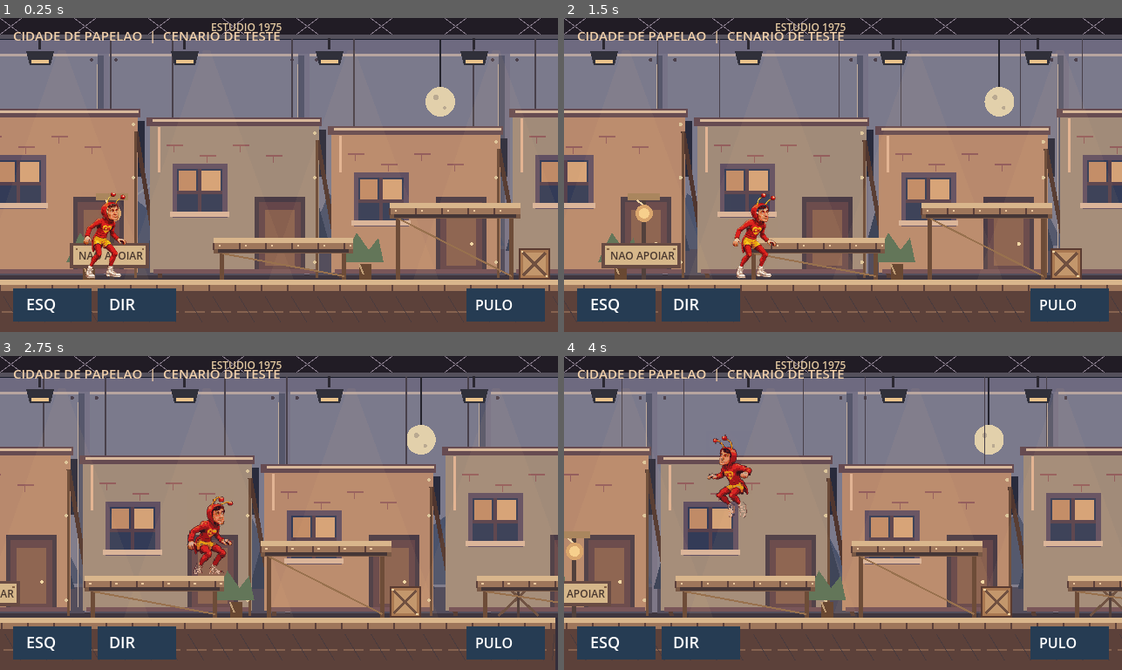
Above: before the commit, frames 1-4 (two rows, left to right).
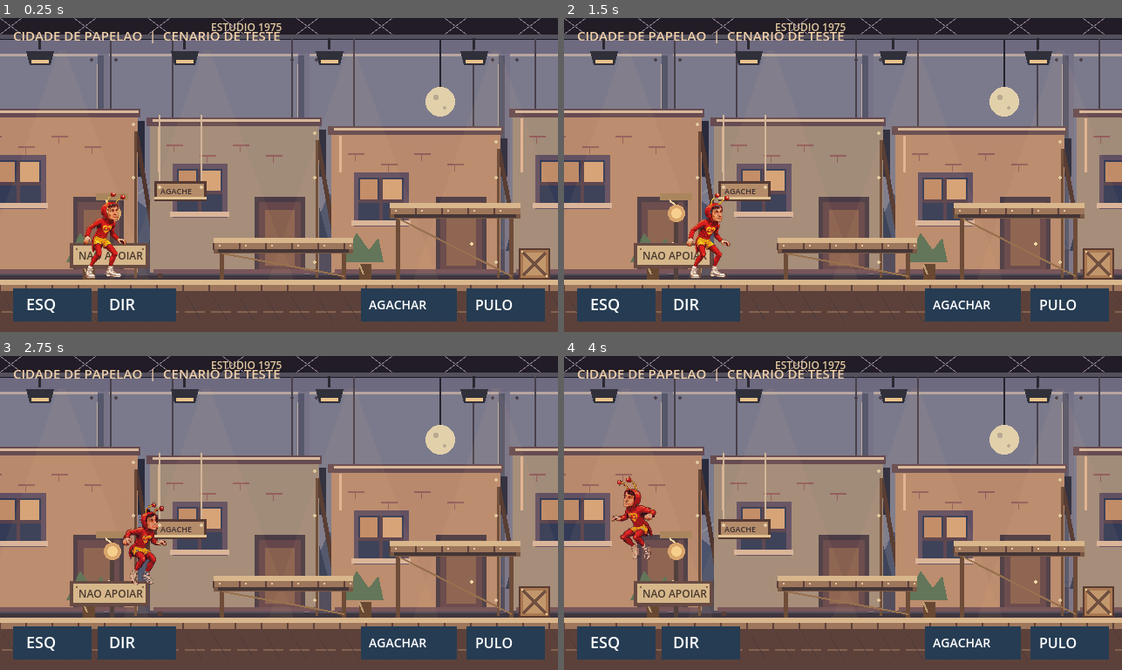
Above: after the commit, the same moments.

Repository: integro-app/chapolin-adventures
Game: Godot game, scene res://scenes/main.tscn
Two runs of this game, one before a commit and one after it. Both use one fixed random seed, a clock stepped at 60 frames per second and the inputs below.
Inputs (mouse positions are in pixels of both pictures, inside the frame that each line leads up to):
- Up to frame 1 (0.25 s): no input
- Up to frame 2 (1.5 s): tap Enter (ui_accept) at 0.5, 0.6, 0.77, 1.07 s; move the mouse to (965, 159) at 0.52 s; hold Right (ui_right) 0.53-1.25 s; click (965, 159) at 0.67 s; drag from (731, 190) to (815, 237) at 1.27 s
- Up to frame 3 (2.75 s): move the mouse to (334, 443) at 2.02 s; hold Right (ui_right) from 2.03 s (still down); tap Enter (ui_accept) at 2.1 s
- Up to frame 4 (4 s): release Right (ui_right) at 2.75 s; drag from (815, 575) to (675, 465) at 2.77 s; move the mouse to (1010, 560) at 3.52 s; hold Left (ui_left) from 3.53 s (still down); tap Enter (ui_accept) at 3.6, 3.77 s

The runs differ from the first frame. In frame 1, 2.3% of the frame differs, in the area x 27-82%, y 30-97%; in frame 2, 26%; in frame 3, 36%; in frame 4, 36%, in the area x 0-100%, y 6-97%.

Commit message:
Implementa agachar com controles multitoque, colisão baixa e passagem por cenografia sem deformar sprites

Diff:
--- a/scripts/main.gd
+++ b/scripts/main.gd
@@ -12,6 +12,9 @@
 const WALK_FPS := 8.3
 const SCREEN_WIDTH := 640.0
 const HERO_HALF_WIDTH := 11.0
+const STAND_HEIGHT := 101.0
+const CROUCH_HEIGHT := 83.0
+const CROUCH_SPEED := 92.0
 
 var hero_pos := Vector2(120.0, 300.0)
 var vertical_speed := 0.0
@@ -20,6 +23,9 @@
 var run_hold_time := 0.0
 var run_direction := 0
 var running := false
+var crouch_held := false
+var is_crouching := false
+var touch_controls: Dictionary = {}
 var jump_requested := false
 var facing := 1
 var animation_time := 0.0
@@ -31,6 +37,7 @@
 var ground_segments: Array[Rect2] = []
 var raised_platforms: Array[Rect2] = []
 var crates: Array[Rect2] = []
+var low_beams: Array[Rect2] = []
 var idle_texture: Texture2D
 var walk_texture: Texture2D
 var run_texture: Texture2D
@@ -42,6 +49,7 @@
 	ground_segments = Stage.ground()
 	raised_platforms = Stage.platforms()
 	crates = Stage.crates()
+	low_beams = Stage.low_beams()
 
 	# Mesmos sprites aprovados para idle, caminhada e salto.
 	if ResourceLoader.exists("res://assets/chapolin_idle.png"):
@@ -62,16 +70,20 @@
 	if absf(axis) > 0.1:
 		direction = 1 if axis > 0.0 else -1
 		facing = direction
-	if direction == 0 or direction != run_direction or not grounded:
+	# Crouch lowers the physical collision profile without stretching an art frame.
+	var wants_crouch := crouch_held or Input.is_action_pressed("ui_down")
+	is_crouching = grounded and (wants_crouch or _under_low_beam(hero_pos.x, hero_pos.y))
+	if direction == 0 or direction != run_direction or not grounded or is_crouching:
 		run_hold_time = 0.0
 	else:
 		run_hold_time += delta
 	run_direction = direction
-	running = direction != 0 and grounded and run_hold_time >= RUN_DELAY and run_texture != null
-	hero_pos.x = _move_x_with_crates(axis * (RUN_SPEED if running else SPEED) * delta)
+	running = direction != 0 and grounded and not is_crouching and run_hold_time >= RUN_DELAY and run_texture != null
+	var move_speed := CROUCH_SPEED if is_crouching else (RUN_SPEED if running else SPEED)
+	hero_pos.x = _move_x_with_crates(axis * move_speed * delta)
 
 	var was_grounded := grounded
-	var is_jumping := (Input.is_action_just_pressed("ui_accept") or jump_requested) and grounded
+	var is_jumping := (Input.is_action_just_pressed("ui_accept") or jump_requested) and grounded and not is_crouching
 	jump_requested = false
 	if is_jumping:
 		grounded = false
@@ -113,6 +125,8 @@
 	var desired := "idle"
 	if not grounded and jump_texture != null:
 		desired = "jump"
+	elif is_crouching and jump_texture != null:
+		desired = "crouch"
 	elif landing_timer > 0.0 and jump_texture != null:
 		desired = "land"
 	elif running:
@@ -162,6 +176,14 @@
 func _crosses_top(from_y: float, to_y: float, x: float, surface: Rect2) -> bool:
 	return from_y <= surface.position.y and to_y >= surface.position.y and x + 6.0 > surface.position.x and x - 6.0 < surface.end.x
 
+func _under_low_beam(x: float, y: float) -> bool:
+	# An upright hero would collide with any overhead panel at this position.
+	for beam in low_beams:
+		if x + HERO_HALF_WIDTH > beam.position.x and x - HERO_HALF_WIDTH < beam.end.x:
+			if y > beam.position.y and y - STAND_HEIGHT < beam.end.y:
+				return true
+	return false
+
 func _move_x_with_crates(distance: float) -> float:
 	var next_x := clampf(hero_pos.x + distance, HERO_HALF_WIDTH, Stage.WORLD_WIDTH - HERO_HALF_WIDTH)
 	for block in crates:
@@ -172,6 +194,15 @@
 			next_x = block.position.x - HERO_HALF_WIDTH
 		elif distance < 0.0 and hero_pos.x - HERO_HALF_WIDTH >= block.end.x and next_x - HERO_HALF_WIDTH < block.end.x:
 			next_x = block.end.x + HERO_HALF_WIDTH
+	# Overhead barriers stop upright movement, but a crouched hero passes below.
+	var head_y := hero_pos.y - (CROUCH_HEIGHT if is_crouching else STAND_HEIGHT)
+	for beam in low_beams:
+		if head_y >= beam.end.y or hero_pos.y <= beam.position.y:
+			continue
+		if distance > 0.0 and hero_pos.x + HERO_HALF_WIDTH <= beam.position.x and next_x + HERO_HALF_WIDTH > beam.position.x:
+			next_x = beam.position.x - HERO_HALF_WIDTH
+		elif distance < 0.0 and hero_pos.x - HERO_HALF_WIDTH >= beam.end.x and next_x - HERO_HALF_WIDTH < beam.end.x:
+			next_x = beam.end.x + HERO_HALF_WIDTH
 	return next_x
 
 func _respawn() -> void:
@@ -180,6 +211,7 @@
 	grounded = true
 	move_axis = 0.0
 	running = false
+	is_crouching = false
 	run_hold_time = 0.0
 	run_direction = 0
 	jump_requested = false
@@ -209,6 +241,8 @@
 		_draw_stone(surface, false)
 	for block in crates:
 		_draw_crate(block)
+	for beam in low_beams:
+		_draw_low_beam(beam)
 
 	# O Chapolin usa os sprites oficiais: nenhum pixel dele foi alterado.
 	draw_set_transform(Vector2(roundf(hero_pos.x - camera_x), roundf(hero_pos.y)), 0.0, Vector2(float(facing), 1.0))
@@ -392,13 +426,25 @@
 	draw_circle(block.position + Vector2(4.0, 4.0), 1.5, Color("#ead1a2"))
 	draw_circle(block.end - Vector2(4.0, 4.0), 1.5, Color("#ead1a2"))
 
+func _draw_low_beam(beam: Rect2) -> void:
+	# Decorative hanging scenery plank with real gameplay collision.
+	var mid_x := beam.position.x + beam.size.x / 2.0
+	draw_line(Vector2(beam.position.x + 6.0, 111.0), Vector2(beam.position.x + 6.0, beam.position.y), Color("#d1b597"), 2.0)
+	draw_line(Vector2(beam.end.x - 6.0, 111.0), Vector2(beam.end.x - 6.0, beam.position.y), Color("#d1b597"), 2.0)
+	draw_rect(beam, Color("#553a34"))
+	draw_rect(Rect2(beam.position.x + 3.0, beam.position.y + 3.0, beam.size.x - 6.0, beam.size.y - 7.0), Color("#b48c69"))
+	draw_line(Vector2(beam.position.x, beam.end.y - 3.0), Vector2(beam.end.x, beam.end.y - 3.0), Color("#e1c393"), 3.0)
+	draw_circle(Vector2(beam.position.x + 6.0, beam.position.y + 7.0), 2.0, Color("#e4cda6"))
+	draw_circle(Vector2(beam.end.x - 6.0, beam.position.y + 7.0), 2.0, Color("#e4cda6"))
+	draw_string(ThemeDB.fallback_font, Vector2(mid_x - 23.0, beam.position.y + 15.0), "AGACHE", HORIZONTAL_ALIGNMENT_LEFT, -1, 9, Color("#392d33"))
+
 func _draw_chapolin() -> void:
 	var sprite: Texture2D = idle_texture
 	if current_animation == "walk" and walk_texture != null:
 		sprite = walk_texture
 	elif current_animation == "run" and run_texture != null:
 		sprite = run_texture
-	elif (current_animation == "jump" or current_animation == "land") and jump_texture != null:
+	elif (current_animation == "jump" or current_animation == "land" or current_animation == "crouch") and jump_texture != null:
 		sprite = jump_texture
 
 	if sprite == null:
@@ -421,6 +467,9 @@
 			frame = 5
 	elif current_animation == "land" and jump_texture != null:
 		frame = 6 if landing_timer > 0.08 else 7
+	elif current_animation == "crouch" and jump_texture != null:
+		# Reuses the already-approved crouched preparation pose in the jump atlas.
+		frame = 1
 	else:
 		var fps := IDLE_FPS
 		if current_animation == "walk" and walk_texture != null:
@@ -442,25 +491,58 @@
 	# Mesmos botões e áreas de toque que já funcionam no Android.
 	draw_rect(Rect2(15.0, 310.0, 90.0, 38.0), Color("#263c53"))
 	draw_rect(Rect2(112.0, 310.0, 90.0, 38.0), Color("#263c53"))
+	draw_rect(Rect2(414.0, 310.0, 110.0, 38.0), Color("#465344") if is_crouching else Color("#263c53"))
 	draw_rect(Rect2(535.0, 310.0, 90.0, 38.0), Color("#263c53"))
 	draw_string(ThemeDB.fallback_font, Vector2(30.0, 335.0), "ESQ", HORIZONTAL_ALIGNMENT_LEFT, -1, 18, Color.WHITE)
 	draw_string(ThemeDB.fallback_font, Vector2(125.0, 335.0), "DIR", HORIZONTAL_ALIGNMENT_LEFT, -1, 18, Color.WHITE)
+	draw_string(ThemeDB.fallback_font, Vector2(423.0, 334.0), "AGACHAR", HORIZONTAL_ALIGNMENT_LEFT, -1, 14, Color.WHITE)
 	draw_string(ThemeDB.fallback_font, Vector2(545.0, 335.0), "PULO", HORIZONTAL_ALIGNMENT_LEFT, -1, 16, Color.WHITE)
 	draw_string(ThemeDB.fallback_font, Vector2(15.0, 26.0), "CIDADE DE PAPELAO  |  CENARIO DE TESTE", HORIZONTAL_ALIGNMENT_LEFT, -1, 15, Color("#f0cfaa"))
 
 func _input(event: InputEvent) -> void:
+	# Finger IDs keep simultaneous move+crouch and move+jump independent.
 	if event is InputEventScreenTouch:
-		_handle_touch(event.position, event.pressed)
+		if event.pressed:
+			var action := _control_at(event.position)
+			touch_controls[event.index] = action
+			if action == "jump":
+				jump_requested = true
+		else:
+			touch_controls.erase(event.index)
+		_sync_touch_controls()
 	elif event is InputEventScreenDrag:
-		_handle_touch(event.position, true)
-
-func _handle_touch(pos: Vector2, pressed: bool) -> void:
+		if touch_controls.has(event.index):
+			var action := _control_at(event.position)
+			var previous: String = str(touch_controls[event.index])
+			if action == "jump" and previous != "jump":
+				jump_requested = true
+			touch_controls[event.index] = action
+			_sync_touch_controls()
+
+func _control_at(pos: Vector2) -> String:
 	var screen_pos := get_viewport().get_canvas_transform().affine_inverse() * pos
-	if screen_pos.y < 295.0:
-		return
+	if screen_pos.y < 295.0 or screen_pos.y > 360.0:
+		return ""
 	if screen_pos.x < 108.0:
-		move_axis = -1.0 if pressed else 0.0
-	elif screen_pos.x < 208.0:
-		move_axis = 1.0 if pressed else 0.0
-	elif screen_pos.x > 525.0 and pressed:
-		jump_requested = true
+		return "left"
+	if screen_pos.x >= 112.0 and screen_pos.x < 208.0:
+		return "right"
+	if screen_pos.x >= 414.0 and screen_pos.x < 525.0:
+		return "crouch"
+	if screen_pos.x >= 535.0 and screen_pos.x <= 640.0:
+		return "jump"
+	return ""
+
+func _sync_touch_controls() -> void:
+	var left_pressed := false
+	var right_pressed := false
+	var duck_pressed := false
+	for button in touch_controls.values():
+		if button == "left":
+			left_pressed = true
+		elif button == "right":
+			right_pressed = true
+		elif button == "crouch":
+			duck_pressed = true
+	move_axis = (1.0 if right_pressed else 0.0) - (1.0 if left_pressed else 0.0)
+	crouch_held = duck_pressed
